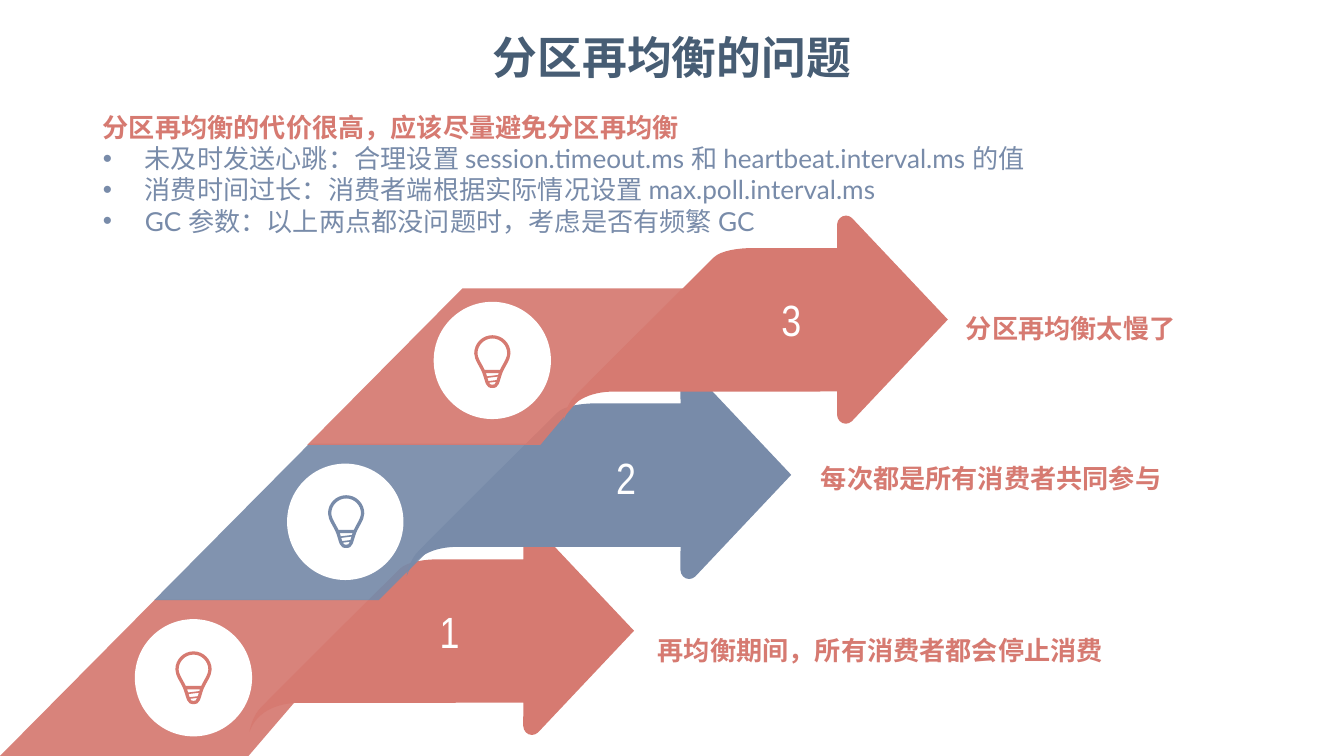
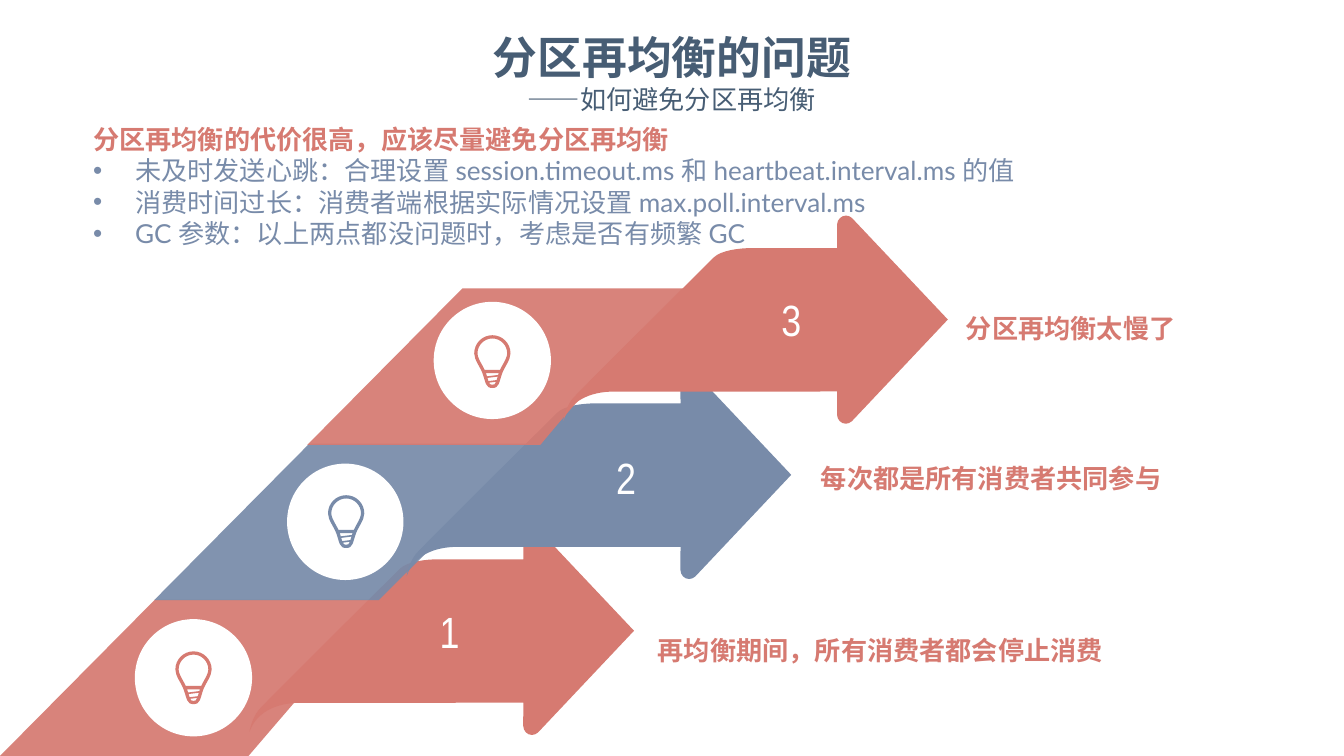
Before and after one commit to dunwu/bigdata-tutorial, a slide deck: slide 20 of assets/kafka/kafka.pptx (slide 19 before the commit). Drawn at 1344x756 pixels with LibreOffice and Linux fonts; fonts in the diff are those of the drawing; background and template pictures are left out. Boxes give left, top, right and bottom in pixels: in the first picture for what was removed or moved away, otherwise in the second. Text is boxed around its words. In the diff, an @@ line names an element or a change of style, - is before the commit and + after.

```diff
--- a/assets/kafka/kafka.pptx
+++ b/assets/kafka/kafka.pptx
@@ text at bbox=[528, 87, 816, 111]: paragraph added @@
+——如何避免分区再均衡
@@ text "分区再均衡的代价很高，应该尽量避免分区再均衡": place and size @@
-text "分区再均衡的代价很高，应该尽量避免分区再均衡" at bbox=[103, 114, 1024, 234]
+text "分区再均衡的代价很高，应该尽量避免分区再均衡" at bbox=[93, 126, 1015, 246]
```
Also in this commit, not shown: 19 other slides changed, 5 slides added, 18 slides removed, 3 other files.
